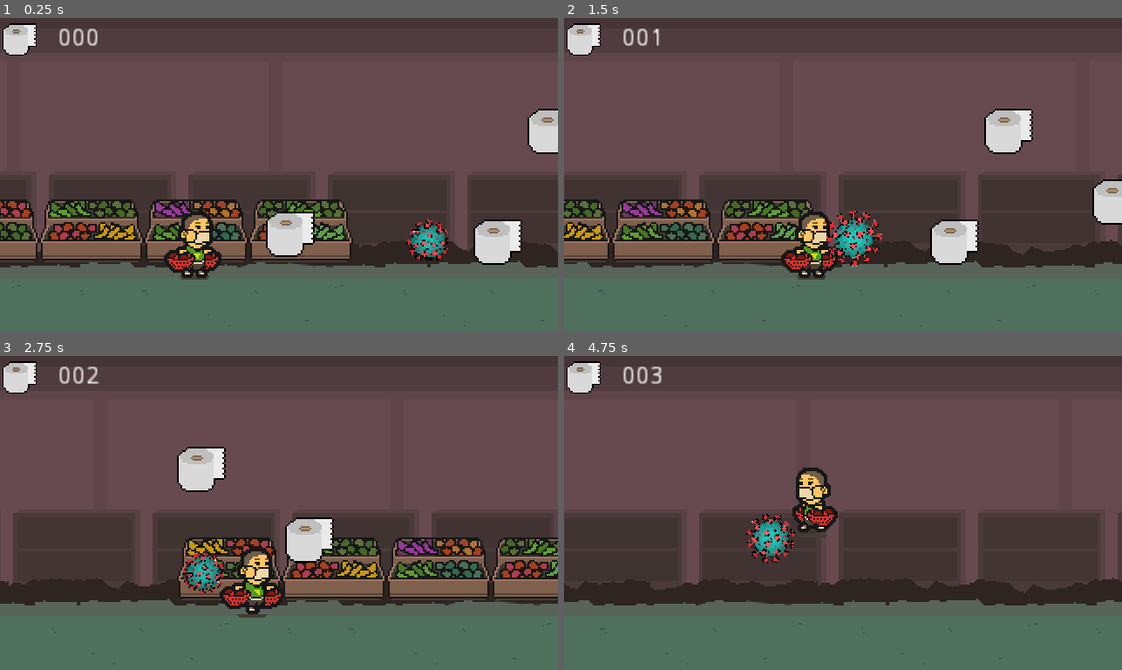
Above: before the commit, frames 1-4 (two rows, left to right).
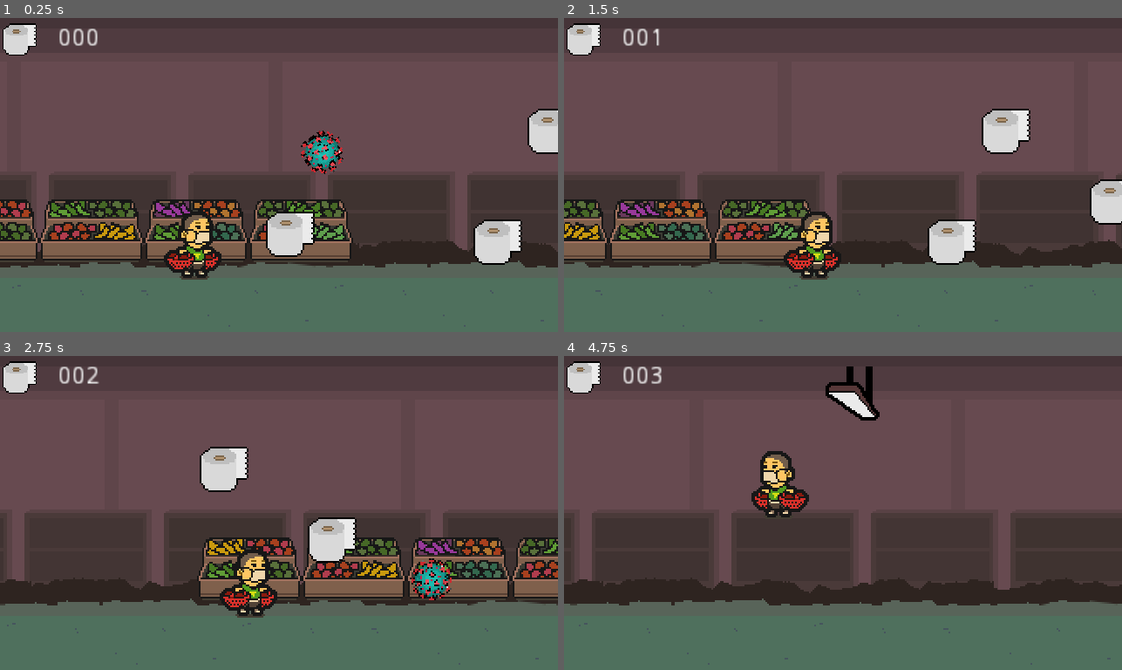
Above: after the commit, the same moments.

Repository: progsource/ssj2020_1
Game: Godot game, scene res://scenes/Game.tscn
Same seed, same stepped clock (60 frames per second), same inputs: the game is played once before the commit and once after it.
Inputs:
- Up to frame 1 (0.25 s): no input
- Up to frame 2 (1.5 s): hold Right (ui_right) from 0.53 s (still down); tap Space (ui_select) at 0.77 s
- Up to frame 3 (2.75 s): tap Space (ui_select) at 1.52 s; release Right (ui_right) at 2.03 s; hold Left (ui_left) from 2.03 s (still down)
- Up to frame 4 (4.75 s): release Left (ui_left) at 2.78 s; hold Right (ui_right) 2.78-4.28 s; tap Space (ui_select) at 3.02, 3.77, 4.52 s; hold Left (ui_left) from 4.28 s (still down)

The runs differ from the first frame. In frame 1, 1.4% of the frame differs, in the area x 53-81%, y 35-78%; in frame 2, 5.1%; in frame 3, 12%, in the area x 0-100%, y 28-99%; in frame 4, 10%.

Commit message:
copy over stuff from mockup

Diff:
--- a/code/scenes/Game.tscn
+++ b/code/scenes/Game.tscn
@@ -7,6 +7,9 @@
 [ext_resource path="res://scripts/scenes/Game.gd" type="Script" id=5]
 [ext_resource path="res://packed/HUD.tscn" type="PackedScene" id=6]
 [ext_resource path="res://packed/Background.tscn" type="PackedScene" id=7]
+[ext_resource path="res://packed/SceneLoader.tscn" type="PackedScene" id=8]
+[ext_resource path="res://packed/MagneticVirus.tscn" type="PackedScene" id=9]
+[ext_resource path="res://packed/Granny.tscn" type="PackedScene" id=10]
 
 [node name="Game" type="Node2D"]
 script = ExtResource( 5 )
@@ -31,8 +34,13 @@
 limit_bottom = 180
 drag_margin_h_enabled = true
 
-[node name="Virus" parent="." instance=ExtResource( 3 )]
-position = Vector2( 150, 128 )
+[node name="Virus2" type="Node" parent="."]
+
+[node name="Virus" parent="Virus2" instance=ExtResource( 3 )]
+position = Vector2( 340, 128 )
+
+[node name="MagneticVirus" parent="Virus2" instance=ExtResource( 9 )]
+position = Vector2( 128, 50 )
 
 [node name="Items" type="Node" parent="."]
 
@@ -51,3 +59,8 @@
 [node name="CanvasLayer" type="CanvasLayer" parent="."]
 
 [node name="HUD" parent="CanvasLayer" instance=ExtResource( 6 )]
+
+[node name="SceneLoader" parent="CanvasLayer" instance=ExtResource( 8 )]
+
+[node name="Granny" parent="." instance=ExtResource( 10 )]
+position = Vector2( 738, 133 )
--- a/code/scripts/BackgroundObstacle.gd
+++ b/code/scripts/BackgroundObstacle.gd
@@ -2,6 +2,7 @@
 
 
 func _ready():
+	# warning-ignore:return_value_discarded
 	$VisibilityNotifier2D.connect("screen_exited", self, "_on_screen_exit")
 
 
Not shown: 1 places in code/scenes/Game.tscn that only renumber resources
